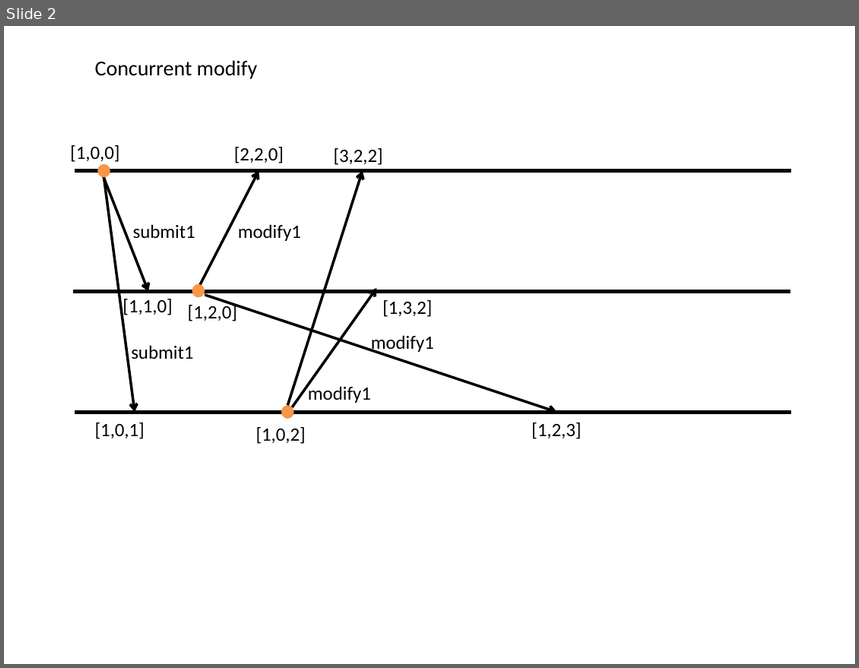
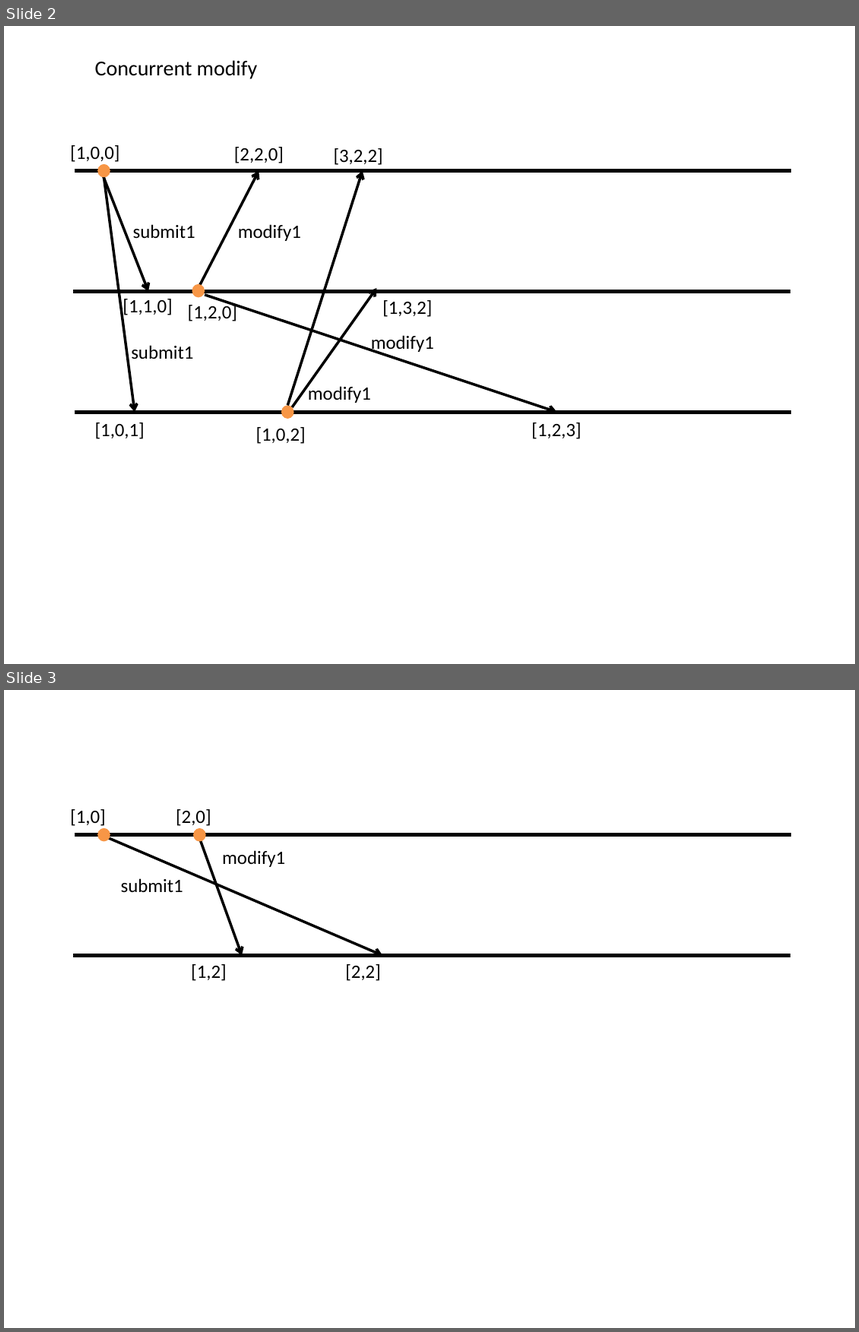
Before and after one commit to tjeromin/Distributed-Systems, a slide deck: Lab3/Slides, etc/vector_clocks_timeline.pptx. Shown one above the other, each under a label of ours: slide 2 before the commit, slides 2 and 3 after it. The pictures are 859x668 and 859x1332 pixels, drawn with LibreOffice and Linux fonts; fonts in the diff are those of the drawing. Boxes give left, top, right and bottom in pixels: in the first picture for what was removed or moved away, otherwise in the second. Text is boxed around its words. In the diff, an @@ line names an element or a change of style, - is before the commit and + after.

```diff
--- a/Lab3/Slides, etc/vector_clocks_timeline.pptx
+++ b/Lab3/Slides, etc/vector_clocks_timeline.pptx
@@ slide 3 added at [4,690,855,1328], background #FFFFFF @@
@@ text added at [70,809,106,826], 16 pt, text #000000 @@
+[1,0]
@@ text added at [176,809,211,826], 16 pt, text #000000 @@
+[2,0]
@@ line added from (75, 834) to (791, 834), #000000 3 pt @@
@@ ellipse added at [97,828,110,841], fill #F79646 @@
@@ arrow added from (101, 834) to (382, 955), #000000 2.25 pt @@
@@ ellipse added at [193,828,205,841], fill #F79646 @@
@@ arrow added from (198, 834) to (243, 955), #000000 2.25 pt @@
@@ text added at [222,850,285,867], 16 pt, text #000000 @@
+modify1
@@ text added at [121,878,183,893], 16 pt, text #000000 @@
+submit1
@@ line added from (74, 955) to (791, 955), #000000 3 pt @@
@@ text added at [191,964,227,981], 16 pt, text #000000 @@
+[1,2]
@@ text added at [345,964,381,981], 16 pt, text #000000 @@
+[2,2]
```
Also in this commit, not shown: 1 other file.
